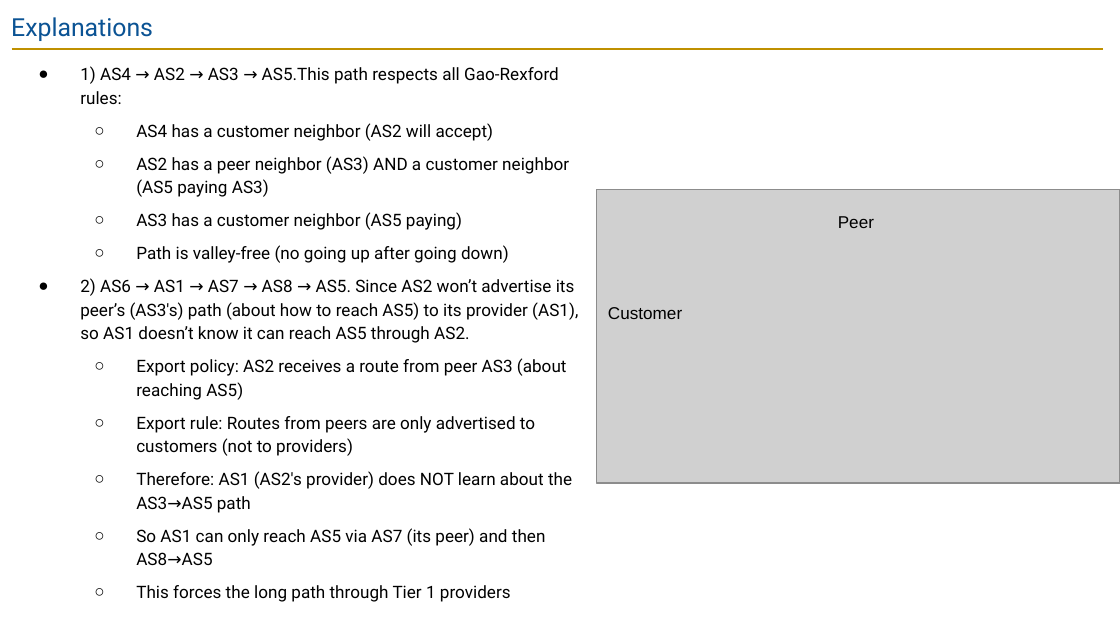
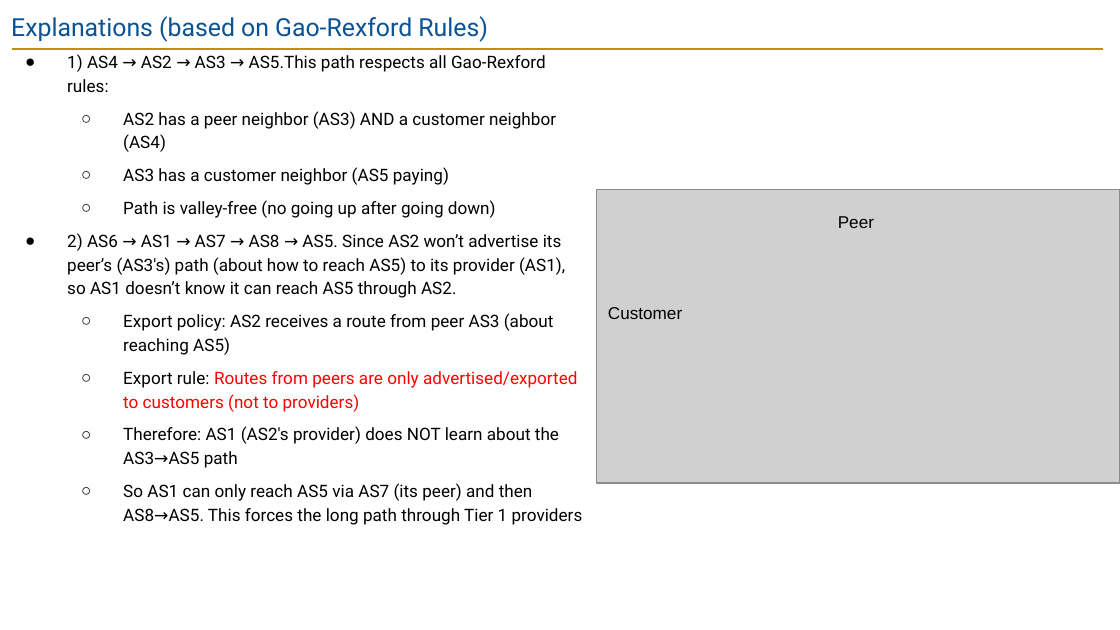
Before and after one commit to guhofstra/CSC175Sp26, a slide deck: slide 4 of PPTs/Lecture 8 - Exercises ANS.pptx. Drawn at 1120x630 pixels with LibreOffice and Linux fonts; fonts in the diff are those of the drawing; grey boxes stand for pictures. Boxes give left, top, right and bottom in pixels: in the first picture for what was removed or moved away, otherwise in the second. Text is boxed around its words. In the diff, an @@ line names an element or a change of style, - is before the commit and + after.

```diff
--- a/PPTs/Lecture 8 - Exercises ANS.pptx
+++ b/PPTs/Lecture 8 - Exercises ANS.pptx
@@ title at [11, 16, 488, 42]: text changed @@
-Explanations
+Explanations (based on Gao-Rexford Rules)
@@ text "1) AS4 → AS2 → ...": place and size @@
-text "1) AS4 → AS2 → ..." at [80, 66, 578, 602]
+text "1) AS4 → AS2 → ..." at [67, 54, 583, 525]
@@ text at [123, 111, 556, 152]: text changed @@
-  ○ AS4 has a customer neighbor (AS2 will accept)
-  ○ AS2 has a peer neighbor (AS3) AND a customer neighbor (AS5 paying AS3)
+  ○ AS2 has a peer neighbor (AS3) AND a customer neighbor (AS4)
@@ text at [123, 371, 578, 412]: text changed; text colour #000000 to #FF0000 @@
-  ○ Export rule: Routes from peers are only advertised to customers (not to providers)
+  ○ Export rule: Routes from peers are only advertised/exported to customers (not to providers)
@@ text at [123, 483, 583, 525]: text changed @@
-  ○ So AS1 can only reach AS5 via AS7 (its peer) and then AS8→AS5
-  ○ This forces the long path through Tier 1 providers
+  ○ So AS1 can only reach AS5 via AS7 (its peer) and then AS8→AS5. This forces the long path through Tier 1 providers
```
Also in this commit, not shown: 2 other slides changed, 1 slide added, 3 other files.
